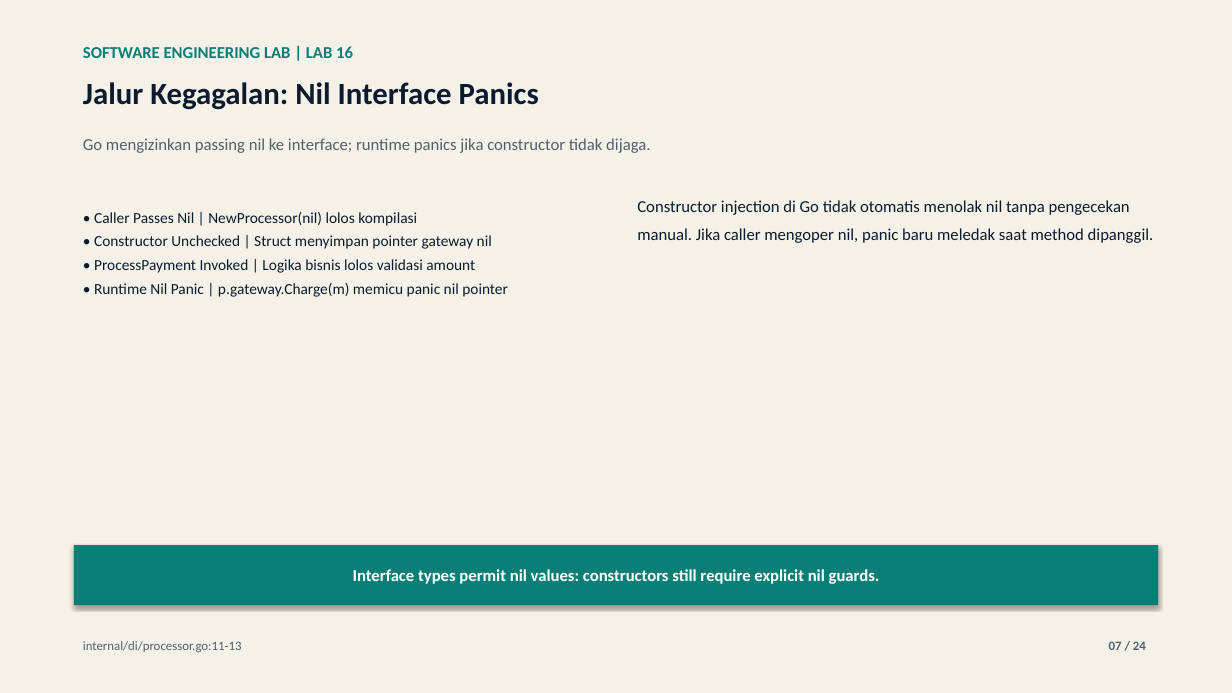
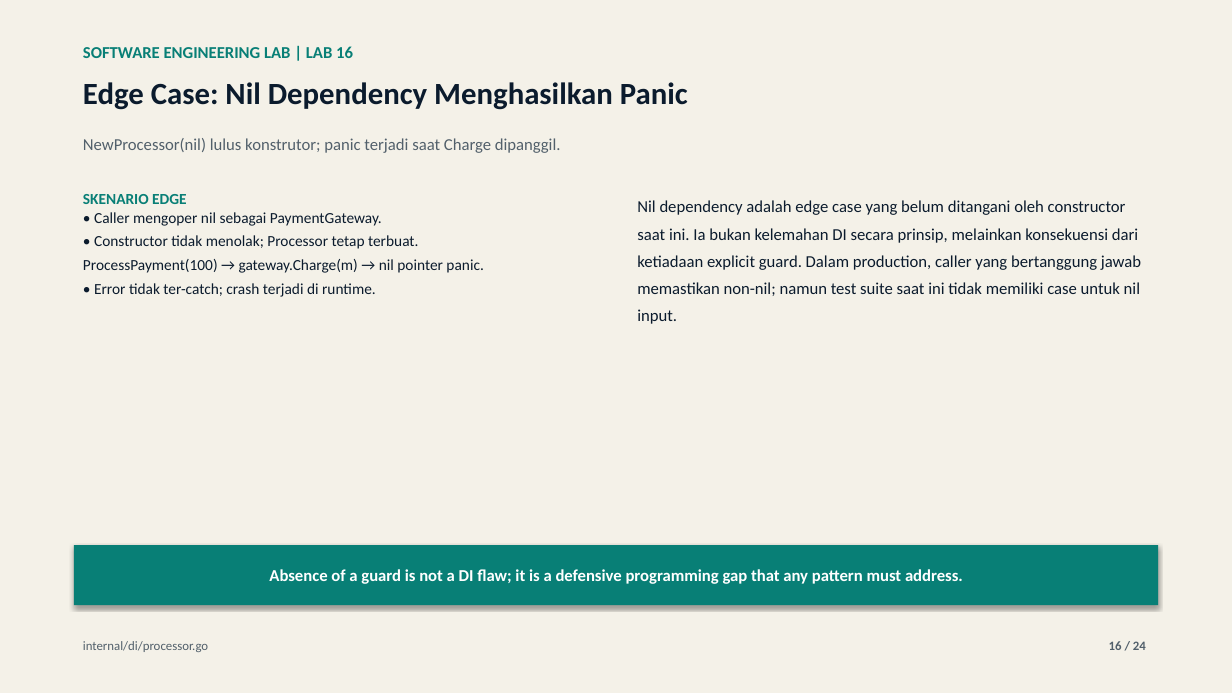
Before and after one commit to lukman-ss/software-engineering-lab, a slide deck: slide 16 of labs/16-dependency-injection/result/linkedin/lab-16-dependency-injection-carousel.pptx (slide 7 before the commit). Drawn at 1232x693 pixels with LibreOffice and Linux fonts; fonts in the diff are those of the drawing. Boxes give left, top, right and bottom in pixels: in the first picture for what was removed or moved away, otherwise in the second. Text is boxed around its words. In the diff, an @@ line names an element or a change of style, - is before the commit and + after.

Commit message:
feat(16-dependency-injection): publish carousel presentation, articles, and media deliverables
Complete publication package for Lab 16 (Dependency Injection):
Topic: Constructor Injection vs Service Locator: A Concrete Trade-off for Testability

- Carousel Deck: 24-slide visual storytelling deck in PDF and editable PPTX format
- Cover Artworks: Dual-language CRT covers (ID & EN 1920x1080 PNG)
- Technical Articles: Dev.to markdown draft and Medium HTML publication
- Reproducible Source: Defined via content_def.py with strict quality gates
- Claim Boundaries: Grounded in lab test assertions without exaggerated production claims

```diff
--- a/labs/16-dependency-injection/result/linkedin/lab-16-dependency-injection-carousel.pptx
+++ b/labs/16-dependency-injection/result/linkedin/lab-16-dependency-injection-carousel.pptx
@@ text at (83,82,688,110): text changed @@
-Jalur Kegagalan: Nil Interface Panics
+Edge Case: Nil Dependency Menghasilkan Panic
@@ text at (83,138,561,153): text changed @@
-Go mengizinkan passing nil ke interface; runtime panics jika constructor tidak dijaga.
+NewProcessor(nil) lulus konstrutor; panic terjadi saat Charge dipanggil.
@@ text at (83,194,483,297): text changed @@
-• Caller Passes Nil | NewProcessor(nil) lolos kompilasi
-• Constructor Unchecked | Struct menyimpan pointer gateway nil
-• ProcessPayment Invoked | Logika bisnis lolos validasi amount
-• Runtime Nil Panic | p.gateway.Charge(m) memicu panic nil pointer
+SKENARIO EDGE
+• Caller mengoper nil sebagai PaymentGateway.
+• Constructor tidak menolak; Processor tetap terbuat.
+ProcessPayment(100) → gateway.Charge(m) → nil pointer panic.
+• Error tidak ter-catch; crash terjadi di runtime.
@@ text at (637,200,1141,324): text changed @@
-Constructor injection di Go tidak otomatis menolak nil tanpa pengecekan manual. Jika caller mengoper nil, panic baru meledak saat method dipanggil.
+Nil dependency adalah edge case yang belum ditangani oleh constructor saat ini. Ia bukan kelemahan DI secara prinsip, melainkan konsekuensi dari ketiadaan explicit guard. Dalam production, caller yang bertanggung jawab memastikan non-nil; namun test suite saat ini tidak memiliki case untuk nil input.
@@ text in rectangle at (269,569,963,584): text changed @@
-Interface types permit nil values: constructors still require explicit nil guards.
+Absence of a guard is not a DI flaw; it is a defensive programming gap that any pattern must address.
@@ text at (83,641,208,652): text changed @@
-internal/di/processor.go:11-13
+internal/di/processor.go
@@ text at (1109,641,1146,650): text changed @@
-07 / 24
+16 / 24
```
Also in this commit, not shown: 20 other slides changed, 3 slides added, 3 slides removed, 9 other files.
